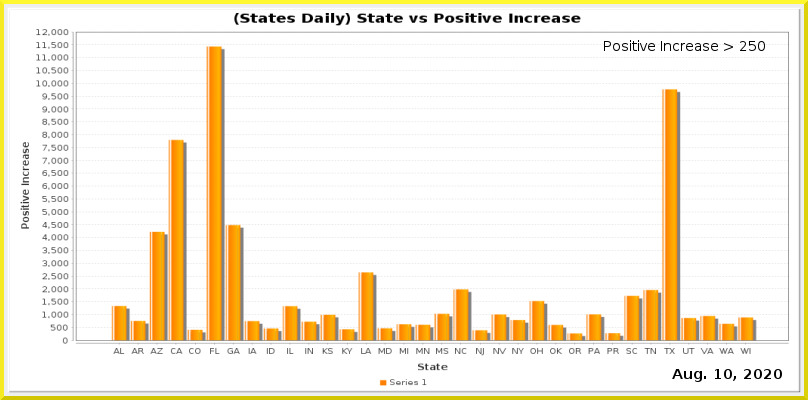
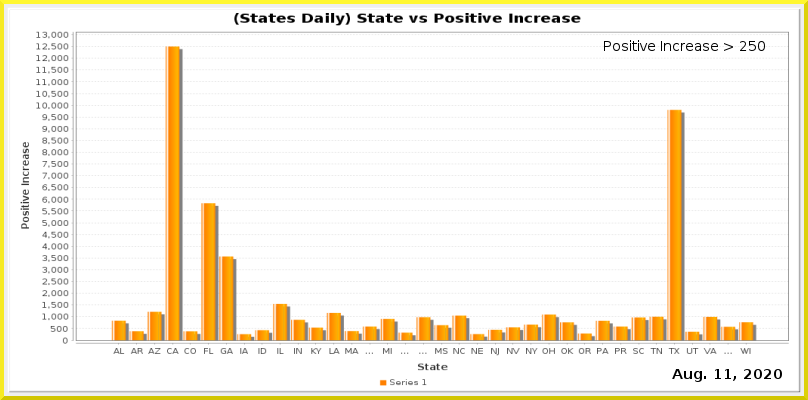
Layered file, before and after one edit (w=808, h=400). Changes by layer:
painted on "Current Date" over [724,369,732,379]
painted on "Date_vs_TestIncrease.png" over [36,29,789,356]
